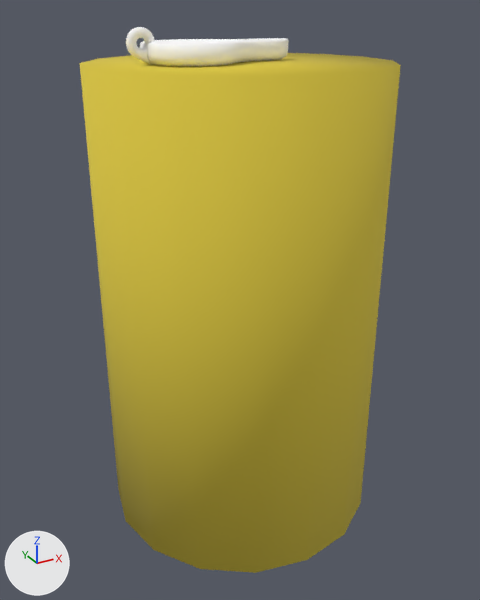
What one commit did to the OBJ model scenes/scene_vide2.obj.
One viewpoint serves both versions: a 50 mm lens placed at (-2.84, -4.85, -0.24), pointed at (-0.2, -0.06, -2.63). The axes (+X, +Y, +Z) are drawn at lower left. The lights are the same throughout. Where no turn or scale is listed for an object, it has been applied to the vertices.

Objects in the first picture: 'scene_vide2'.
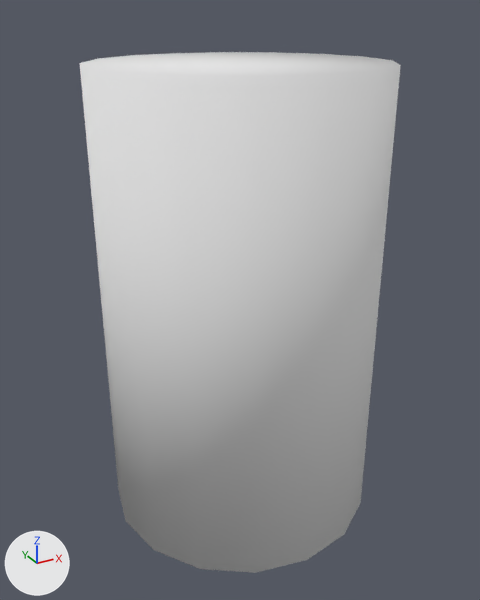
Boxes (x1, y1, x2, y2) around the edits, measured in the pictures (480 x 600 px):
'scene_vide2', recoloured, reshaped (yellow to white)
    before: (80, 27, 401, 573)
    after: (80, 52, 401, 573)
part 1 of me_scene_vide2, deleted
    before: (126, 27, 289, 66)

The change in detail:
Material 'Untitled_2' (mat_untitled_2) changes colour from yellow #dfca40 to white #e7e7e7; in linear values from (0.74, 0.589, 0.0518) to (0.8, 0.8, 0.8).
me_scene_vide2 has 689 vertices, 1345 faces and spans x -1.41..1.05, y -1.24..1.22, z -4.67..-0.36.
me_scene_vide2 is used by ob_scene_vide2; location (0.0, 0.0, 0.0).
me_scene_vide2 no longer uses material mat_default_texture (white #ffffff).
me_scene_vide2 part 1: the loose piece of 655 vertices spanning x -1.11..0.28, y -0.38..0.36, z -0.62..-0.36 is deleted.
